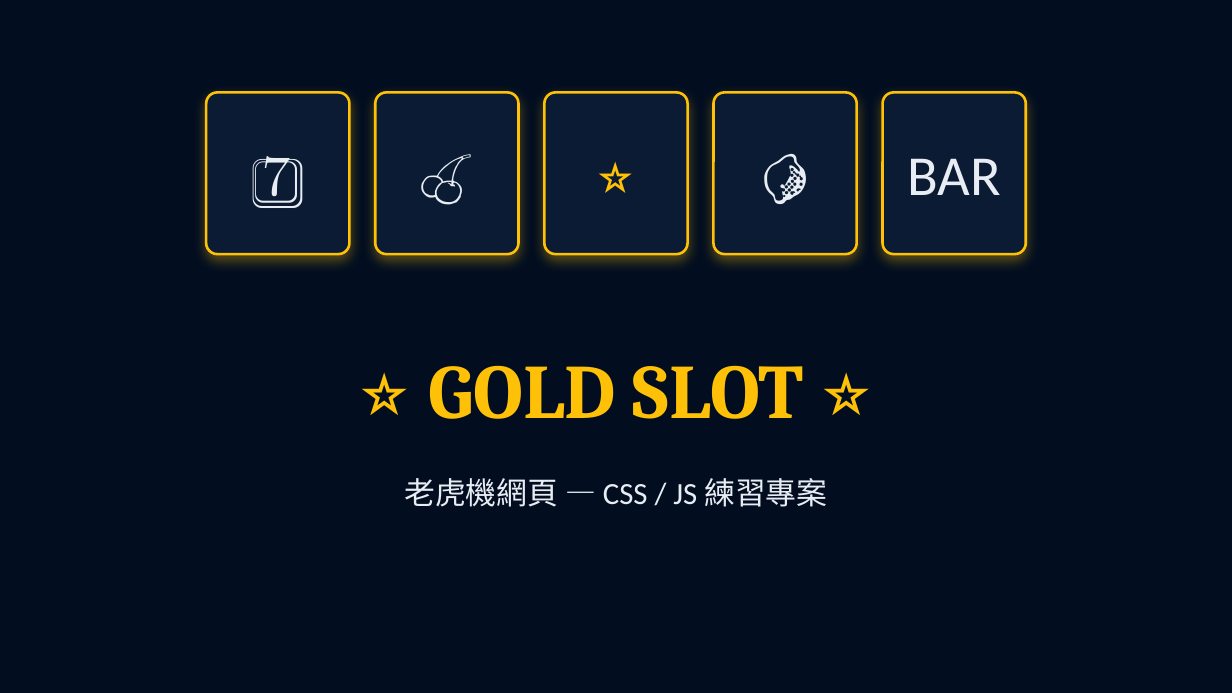
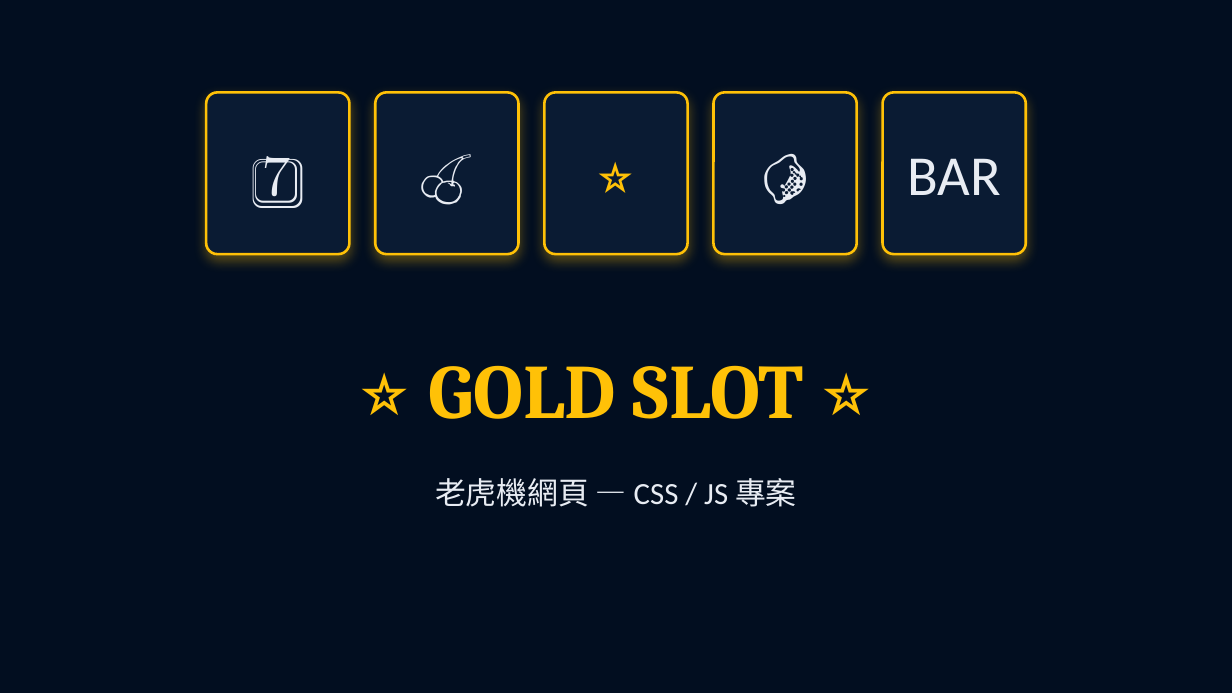
Before and after one commit to bxumsle000-cmd/slot-game, a slide deck: slide 1 of 老虎機專案簡報.pptx. Drawn at 1232x693 pixels with LibreOffice and Linux fonts; fonts in the diff are those of the drawing. Boxes give left, top, right and bottom in pixels: in the first picture for what was removed or moved away, otherwise in the second. Text is boxed around its words. In the diff, an @@ line names an element or a change of style, - is before the commit and + after.

```diff
--- a/老虎機專案簡報.pptx
+++ b/老虎機專案簡報.pptx
@@ text at [435,478,797,507]: text changed @@
-老虎機網頁 — CSS / JS 練習專案
+老虎機網頁 — CSS / JS 專案
```
Also in this commit, not shown: 1 other slide changed, 1 slide added, 3 other files.
